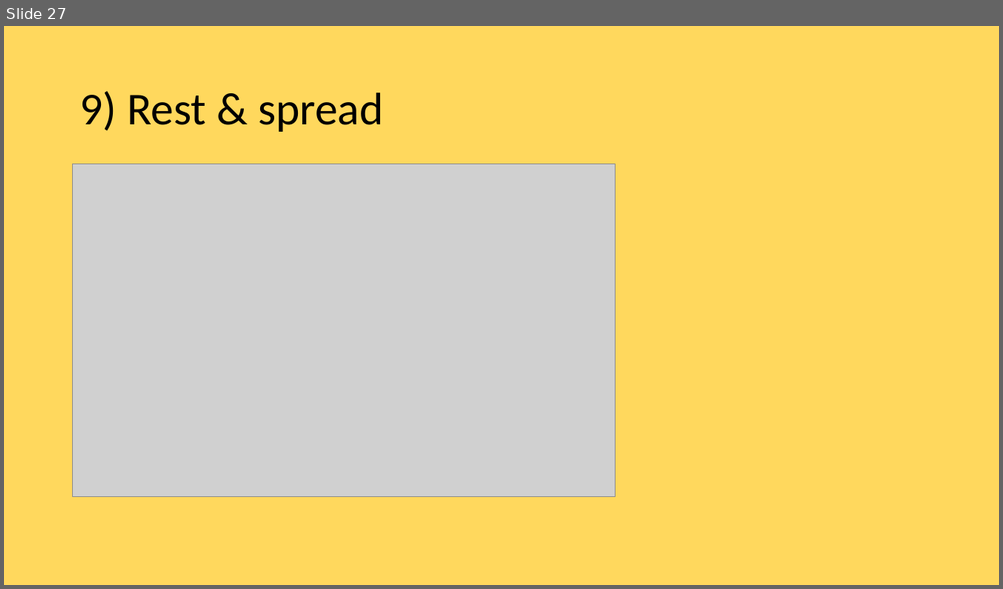
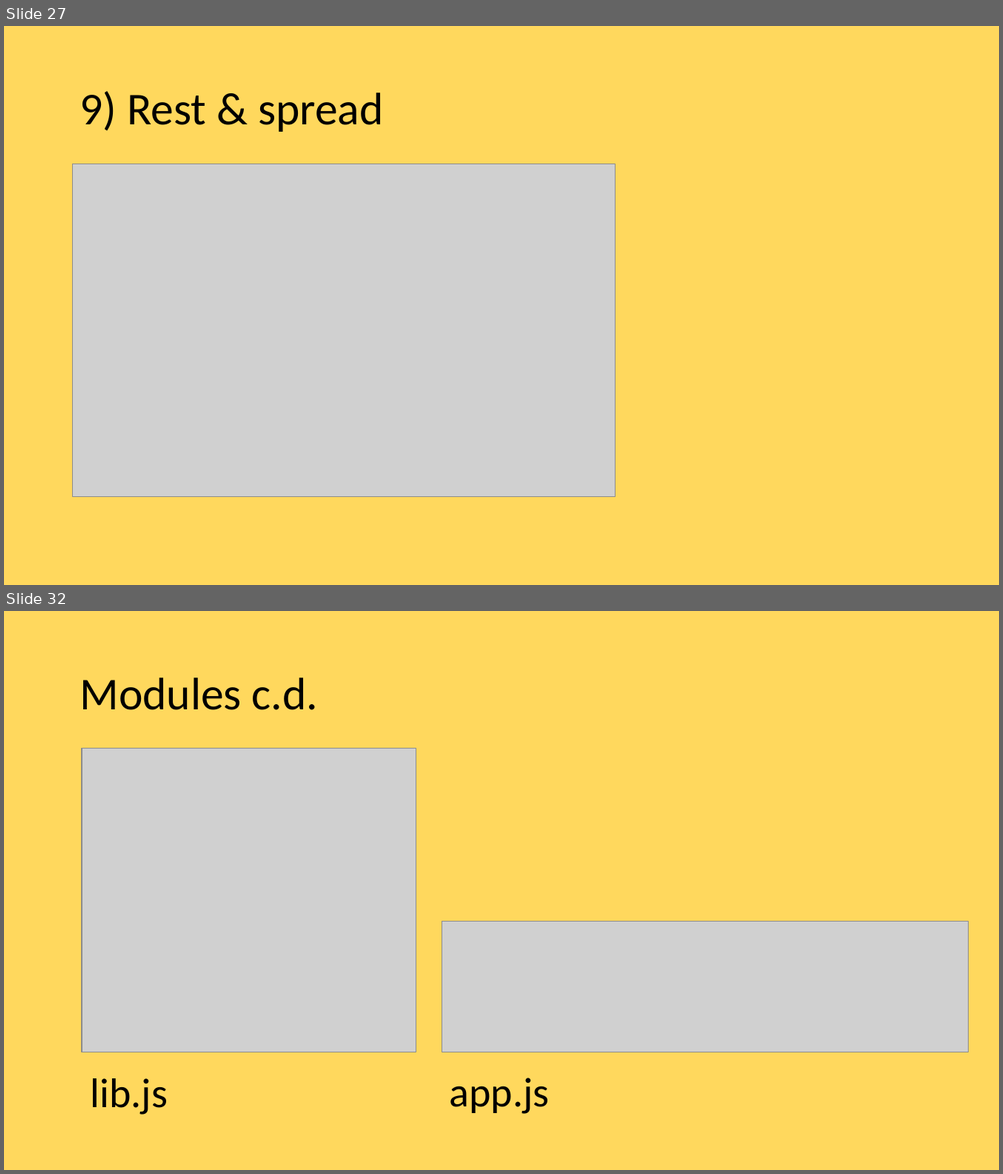
Before and after one commit to hubertzubtt/es6meetjs, a slide deck: prez.pptx. Shown one above the other, each under a label of ours: slide 27 before the commit, slides 27 and 32 after it; the slides between them are not shown. The pictures are 1003x589 and 1003x1174 pixels, drawn with LibreOffice and Linux fonts; fonts in the diff are those of the drawing; grey boxes stand for pictures. Boxes give left, top, right and bottom in pixels: in the first picture for what was removed or moved away, otherwise in the second. Text is boxed around its words. In the diff, an @@ line names an element or a change of style, - is before the commit and + after.

```diff
--- a/prez.pptx
+++ b/prez.pptx
@@ slide 32 added at bbox=[4, 611, 999, 1170], background #FFD85D @@
@@ title added at bbox=[79, 678, 318, 710], 44 pt, text #000000 @@
+Modules c.d.
@@ picture added at bbox=[82, 749, 416, 1053] @@
@@ picture added at bbox=[442, 921, 968, 1053] @@
@@ text added at bbox=[91, 1079, 168, 1115], 40 pt, text #000000 @@
+lib.js
@@ text added at bbox=[449, 1078, 549, 1114], 40 pt, text #000000 @@
+app.js
```
Also in this commit, not shown: 6 other slides added, 6 slides removed, 6 other files.
